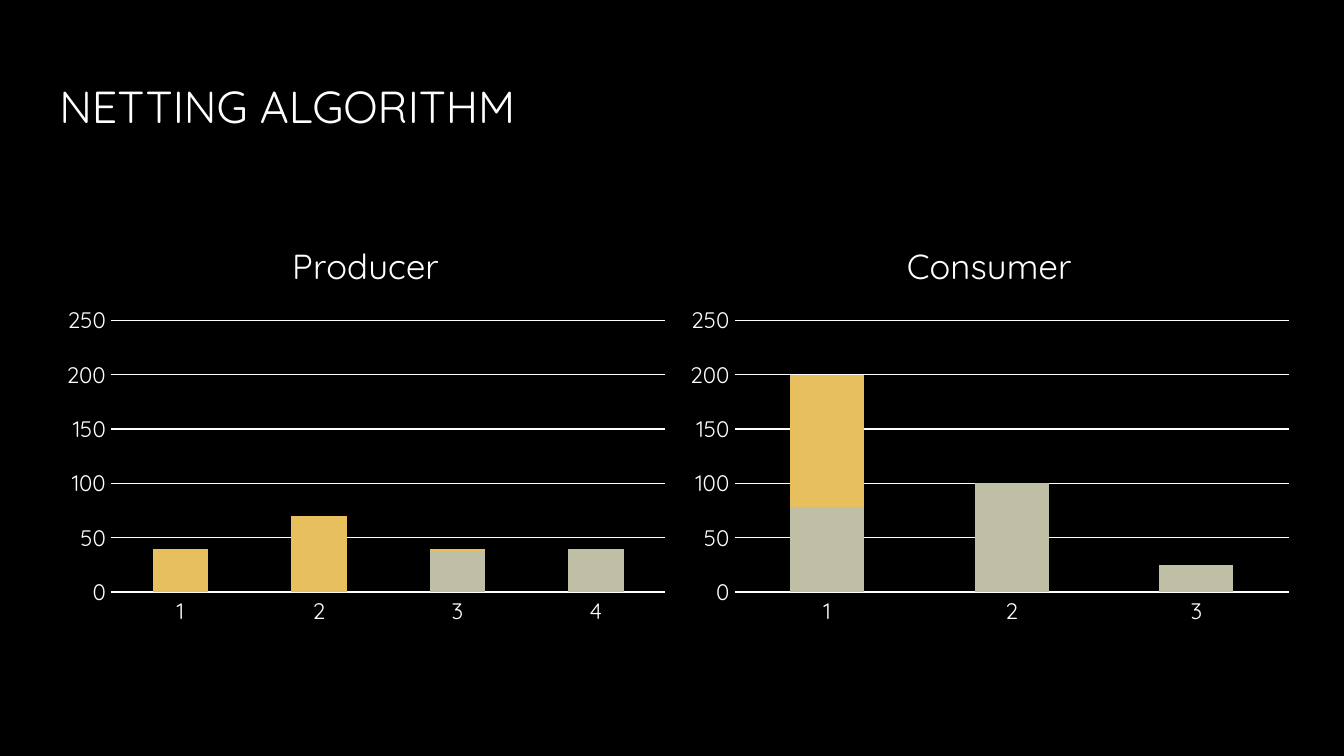
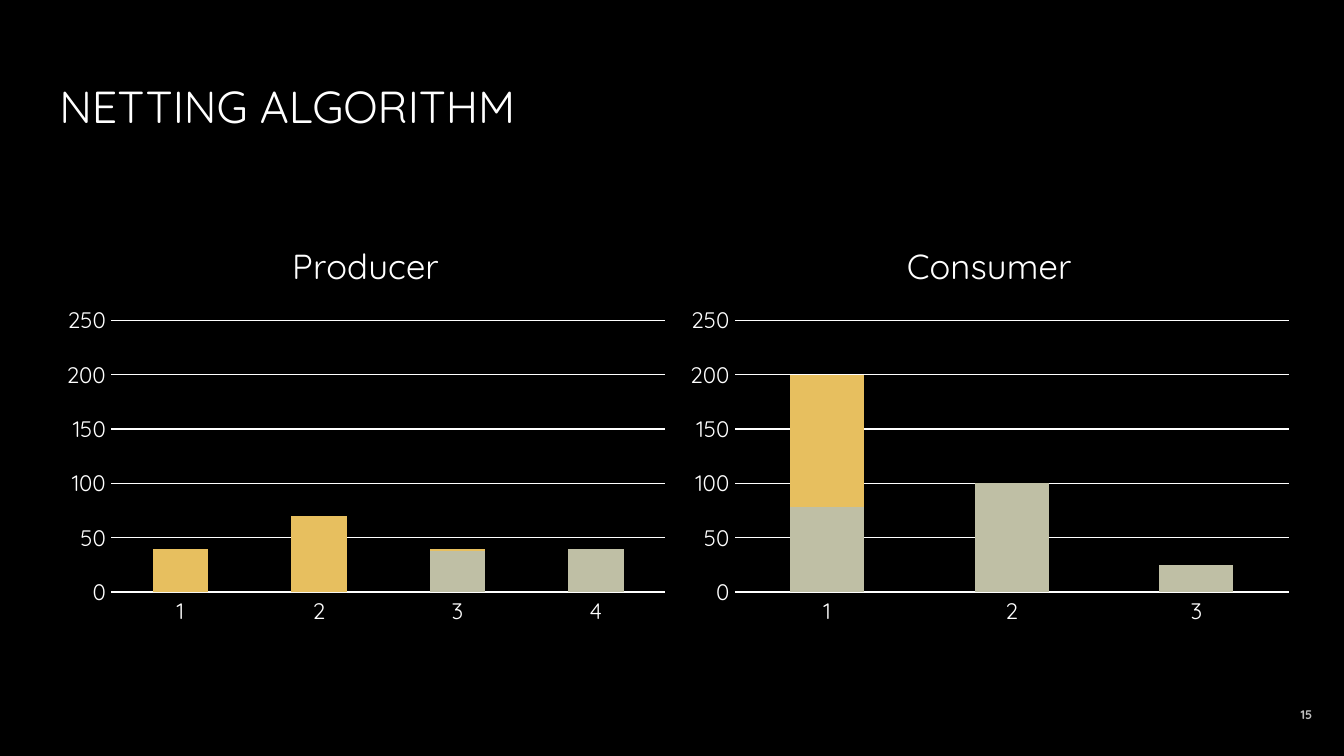
Before and after one commit to JacobEberhardt/decentralized-energy-trading, a slide deck: slide 15 of documentation/Milestone Presentation.pptx. Drawn at 1344x756 pixels with LibreOffice and Linux fonts; fonts in the diff are those of the drawing; background and template pictures are left out. Boxes give left, top, right and bottom in pixels: in the first picture for what was removed or moved away, otherwise in the second. Text is boxed around its words. In the diff, an @@ line names an element or a change of style, - is before the commit and + after.

```diff
--- a/documentation/Milestone Presentation.pptx
+++ b/documentation/Milestone Presentation.pptx
@@ page number added at box(1301, 710, 1313, 719), 6.8 pt, text #BFBFBF, bold @@
+15
```
Also in this commit, not shown: 16 other slides changed, 2 slides added.
